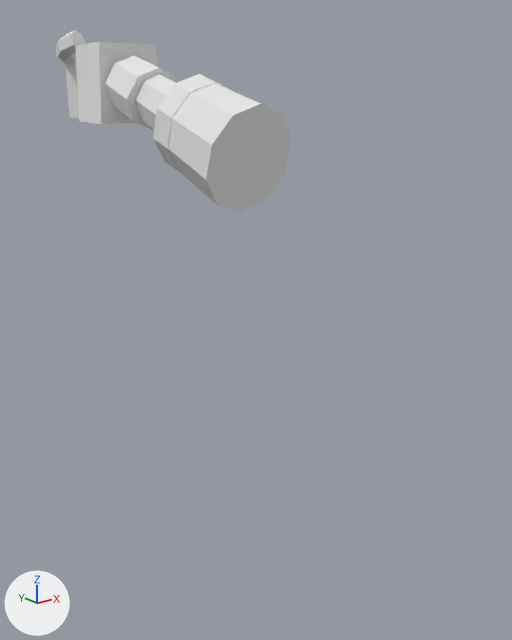
The glTF model assets/tools/HAND_QD_L.glb: old version first, new version second.
The view is the same before and after, from a 50 mm camera at (-0.459, -0.928, -0.017) aimed at (0.026, -0.321, -0.259). The lights are fixed; the arrows at lower left show +X, +Y and +Z. The picture after the commit comes second. Where no turn or scale is listed for an object, it has been applied to the vertices. Vertices at exactly the same position are counted once.

Names of what the first picture shows: 'Body_Glove', 'Body_GloveDark', 'Body_Plaid', 'Body_PlaidDark', 'Body_Skin'.
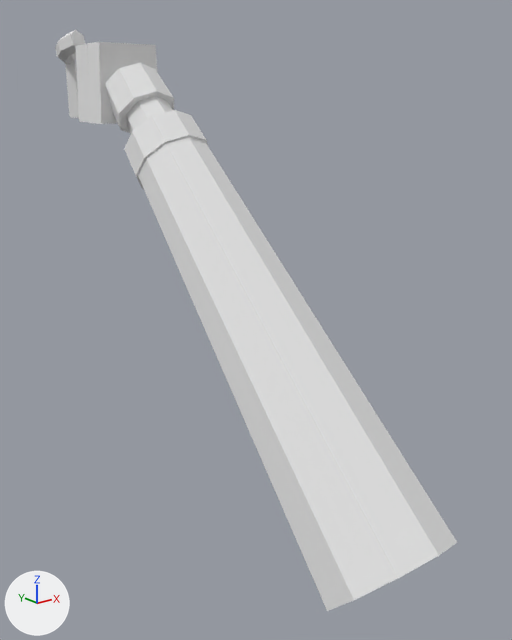
Diff of the bpy script that builds the scene:
```diff
--- a/assets/tools/HAND_QD_L.glb.py
+++ b/assets/tools/HAND_QD_L.glb.py
@@ me_body_glovedark @@
-me_body_glovedark.from_pydata(...)  # 88 vertices, 160 faces; spans x -0.039..0.043, y -0.174..0.015, z -0.054..0.032
-me_body_glovedark.vertices[72].co = (0.0, -0.117, 0.032)  # pixel (134, 55)
-me_body_glovedark.vertices[73].co = (0.025, -0.113, 0.023)  # pixel (151, 64)
-me_body_glovedark.vertices[75].co = (0.025, -0.099, -0.023)
-me_body_glovedark.vertices[76].co = (0.0, -0.095, -0.032)
-me_body_glovedark.vertices[77].co = (-0.025, -0.099, -0.023)
-me_body_glovedark.vertices[79].co = (-0.025, -0.113, 0.023)  # pixel (114, 63)
-me_body_glovedark.vertices[80].co = (0.0, -0.174, 0.017)  # pixel (159, 67)
-me_body_glovedark.vertices[81].co = (0.027, -0.171, 0.006)  # pixel (178, 77)
-me_body_glovedark.vertices[82].co = (0.039, -0.163, -0.019)
-me_body_glovedark.vertices[83].co = (0.027, -0.155, -0.043)
-me_body_glovedark.vertices[84].co = (0.0, -0.152, -0.054)  # pixel (152, 129)
-me_body_glovedark.vertices[85].co = (-0.027, -0.155, -0.043)  # pixel (133, 121)
-me_body_glovedark.vertices[86].co = (-0.039, -0.163, -0.019)  # pixel (126, 99)
-me_body_glovedark.vertices[87].co = (-0.027, -0.171, 0.006)  # pixel (137, 76)
+me_body_glovedark.from_pydata(...)  # 88 vertices, 160 faces; spans x -0.039..0.043, y -0.168..0.015, z -0.062..0.024
+# me_body_glovedark part 1
+me_body_glovedark.vertices[72].co = (0.0, -0.13, 0.024)  # pixel (140, 62)
+me_body_glovedark.vertices[73].co = (0.025, -0.123, 0.017)  # pixel (155, 69)
+me_body_glovedark.vertices[75].co = (0.025, -0.089, -0.017)
+me_body_glovedark.vertices[76].co = (0.0, -0.082, -0.024)
+me_body_glovedark.vertices[77].co = (-0.025, -0.089, -0.017)
+me_body_glovedark.vertices[79].co = (-0.025, -0.123, 0.017)  # pixel (118, 68)
+me_body_glovedark.vertices[80].co = (0.0, -0.168, -0.009)  # pixel (157, 91)
+me_body_glovedark.vertices[81].co = (0.027, -0.16, -0.017)  # pixel (173, 98)
+me_body_glovedark.vertices[82].co = (0.039, -0.141, -0.035)
+me_body_glovedark.vertices[83].co = (0.027, -0.123, -0.054)
+me_body_glovedark.vertices[84].co = (0.0, -0.115, -0.062)
+me_body_glovedark.vertices[85].co = (-0.027, -0.123, -0.054)  # pixel (120, 129)
+me_body_glovedark.vertices[86].co = (-0.039, -0.141, -0.035)  # pixel (118, 114)
+me_body_glovedark.vertices[87].co = (-0.027, -0.16, -0.017)  # pixel (133, 98)
 me_body_glovedark.materials.append(mat_glovedark)
@@ me_body_skin @@
-me_body_skin.from_pydata(...)  # 82 vertices, 152 faces; spans x -0.038..0.036, y -0.278..0.043, z -0.085..0.053
-me_body_skin.vertices[66].co = (0.0, -0.172, 0.01)  # pixel (158, 73)
-me_body_skin.vertices[67].co = (0.02, -0.17, 0.002)  # pixel (172, 81)
-me_body_skin.vertices[68].co = (0.029, -0.163, -0.019)
-me_body_skin.vertices[69].co = (0.02, -0.157, -0.039)
-me_body_skin.vertices[70].co = (0.0, -0.154, -0.047)
-me_body_skin.vertices[71].co = (-0.02, -0.157, -0.039)  # pixel (138, 117)
-me_body_skin.vertices[72].co = (-0.029, -0.163, -0.019)  # pixel (134, 99)
-me_body_skin.vertices[73].co = (-0.02, -0.17, 0.002)  # pixel (142, 81)
-me_body_skin.vertices[74].co = (0.0, -0.278, -0.02)
-me_body_skin.vertices[75].co = (0.023, -0.275, -0.03)
-me_body_skin.vertices[76].co = (0.032, -0.268, -0.053)
-me_body_skin.vertices[77].co = (0.023, -0.26, -0.075)
-me_body_skin.vertices[78].co = (0.0, -0.257, -0.085)
-me_body_skin.vertices[79].co = (-0.023, -0.26, -0.075)
-me_body_skin.vertices[80].co = (-0.032, -0.268, -0.053)
-me_body_skin.vertices[81].co = (-0.023, -0.275, -0.03)
+me_body_skin.from_pydata(...)  # 82 vertices, 152 faces; spans x -0.038..0.036, y -0.207..0.043, z -0.101..0.053
+# me_body_skin part 2
+me_body_skin.vertices[66].co = (0.0, -0.163, -0.014)  # pixel (155, 95)
+me_body_skin.vertices[67].co = (0.02, -0.156, -0.02)  # pixel (167, 101)
+me_body_skin.vertices[68].co = (0.029, -0.141, -0.035)
+me_body_skin.vertices[69].co = (0.02, -0.126, -0.05)
+me_body_skin.vertices[70].co = (0.0, -0.12, -0.057)
+me_body_skin.vertices[71].co = (-0.02, -0.126, -0.05)  # pixel (127, 126)
+me_body_skin.vertices[72].co = (-0.029, -0.141, -0.035)  # pixel (126, 114)
+me_body_skin.vertices[73].co = (-0.02, -0.156, -0.02)  # pixel (138, 101)
+me_body_skin.vertices[74].co = (0.0, -0.207, -0.054)
+me_body_skin.vertices[75].co = (0.022, -0.2, -0.061)
+me_body_skin.vertices[76].co = (0.031, -0.184, -0.078)
+me_body_skin.vertices[77].co = (0.022, -0.167, -0.094)
+me_body_skin.vertices[78].co = (0.0, -0.16, -0.101)
+me_body_skin.vertices[79].co = (-0.022, -0.167, -0.094)
+me_body_skin.vertices[80].co = (-0.031, -0.184, -0.078)
+me_body_skin.vertices[81].co = (-0.022, -0.2, -0.061)
 me_body_skin.materials.append(mat_skin)
@@ ob_body_plaid @@
-ob_body_plaid = bpy.data.objects.new('Body_Plaid', me_body_plaid)
@@ ob_body_plaiddark @@
-ob_body_plaiddark = bpy.data.objects.new('Body_PlaidDark', me_body_plaiddark)
@@ ob_body_sleevedark @@
+ob_body_sleevedark = bpy.data.objects.new('Body_SleeveDark', me_body_sleevedark)  # 20 vertices, 36 faces; spans x -0.0452..0.0452, y -0.2333..-0.1357, z -0.1273..-0.0297
+ob_body_sleevedark.location = (0.0, 0.0, 0.0)
@@ ob_body_sleeve @@
+ob_body_sleeve = bpy.data.objects.new('Body_Sleeve', me_body_sleeve)  # 20 vertices, 36 faces; spans x -0.067..0.067, y -0.611..-0.144, z -0.505..-0.038
+ob_body_sleeve.location = (0.0, 0.0, 0.0)
```

Where the change shows, as pixel boxes [x1, y1, x2, y2] in the pictures (512 x 640 px; the box of a moved part takes in the faces that stretch with it):
'Body_Sleeve', added
    after: [138, 136, 457, 611]
'Body_Plaid', deleted
    before: [168, 83, 291, 212]
'Body_GloveDark', reshaped (7% narrower)
    before: [105, 56, 179, 130]
    after: [105, 63, 174, 133]
'Body_SleeveDark', added
    after: [124, 110, 208, 189]
'Body_Skin', reshaped
    before: [56, 53, 175, 129]
    after: [56, 53, 173, 135]
'Body_PlaidDark', deleted
    before: [153, 74, 232, 172]
part 2 of me_body_skin, moved or reshaped
    before: [135, 74, 175, 129]
    after: [126, 96, 173, 135]
